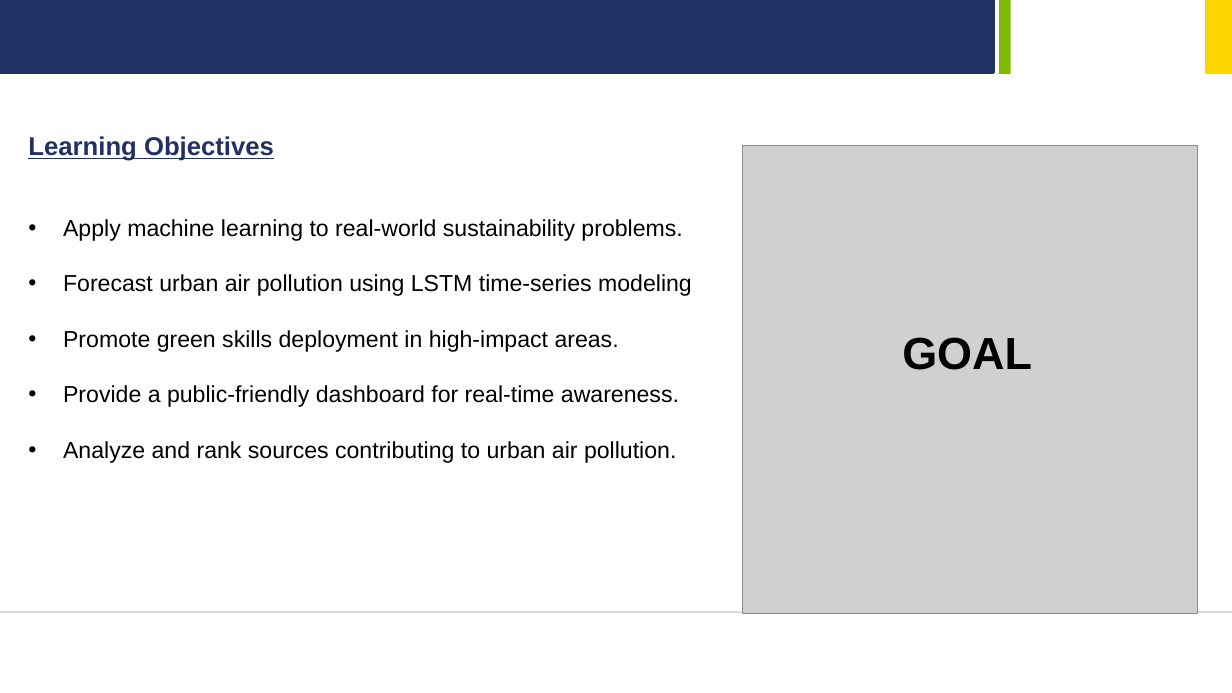
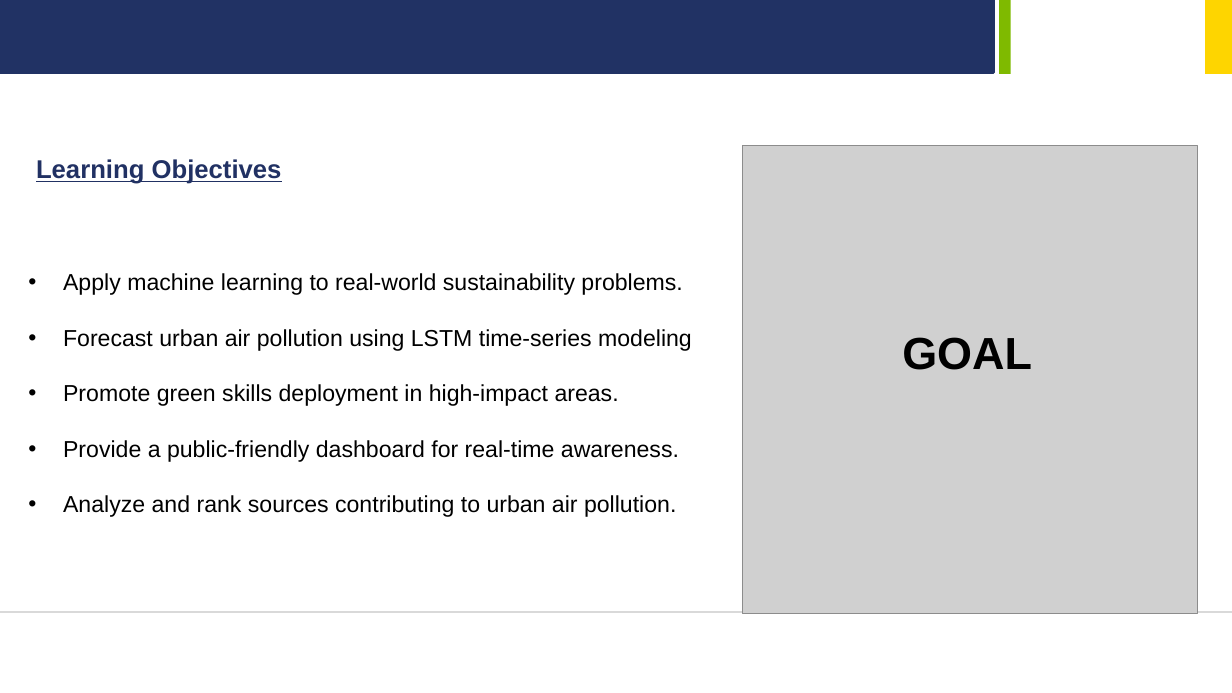
Before and after one commit to hubsukalp/CapstoneProject_GreenSkillsAI, a slide deck: slide 2 of PPT_Capstone_GreenSkills_GreenGurad.pptx. Drawn at 1232x693 pixels with LibreOffice and Linux fonts; fonts in the diff are those of the drawing; grey boxes stand for pictures; background and template pictures are left out. Boxes give left, top, right and bottom in pixels: in the first picture for what was removed or moved away, otherwise in the second. Text is boxed around its words. In the diff, an @@ line names an element or a change of style, - is before the commit and + after.

```diff
--- a/PPT_Capstone_GreenSkills_GreenGurad.pptx
+++ b/PPT_Capstone_GreenSkills_GreenGurad.pptx
@@ text "Learning Objectives": place and size @@
-text "Learning Objectives" at (28,136,274,161)
+text "Learning Objectives" at (36,159,282,184)
@@ text "Apply machine learning to real-world ...": place and size @@
-text "Apply machine learning to real-world ..." at (63,219,692,463)
+text "Apply machine learning to real-world ..." at (63,273,692,517)
```
Also in this commit, not shown: 5 other slides changed, 1 other file.
